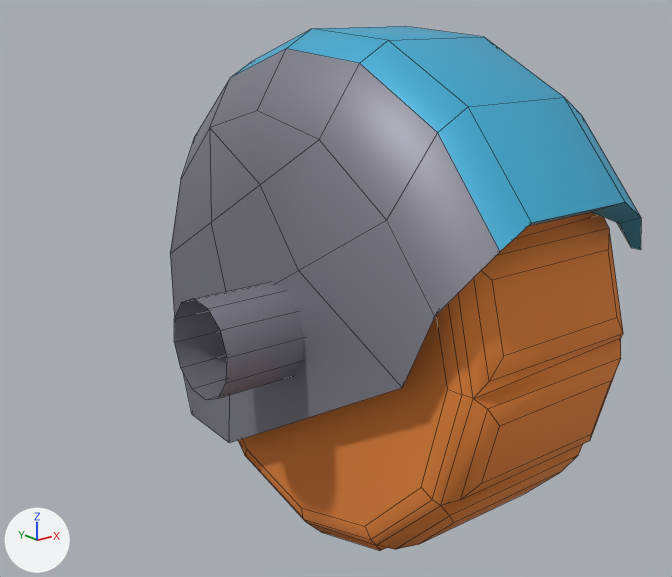
Two versions of the Blender file wheel.blend, one commit apart.
Before and after are seen from a 50 mm lens placed at (-0.524, -0.823, 0.644), pointed at (0.131, -0.005, 0.317). Arrows for +X, +Y and +Z are at lower left; the lights stay in place. Mesh edges are drawn as thin lines.

Names of what the first picture shows: 'Wheel', 'WheelWell'.
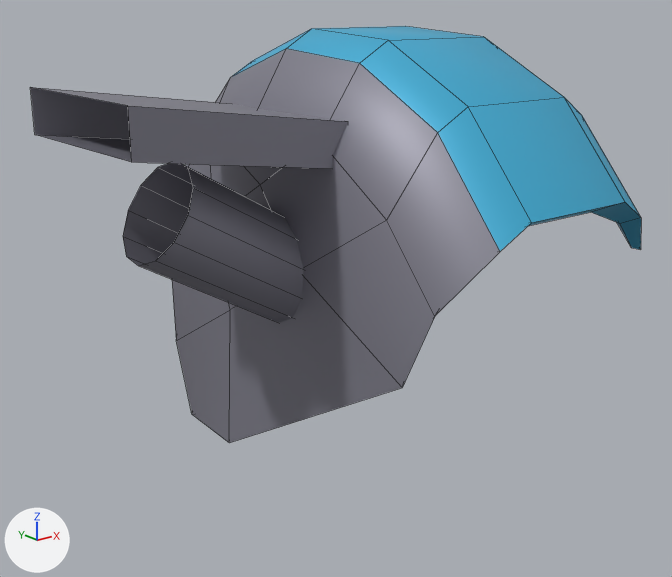
Location of each change, [x1, y1, x2, y2] in pixels of the pictures (672 x 577 px):
'WheelWell', reshaped (30% wider)
    before: [170, 26, 641, 443]
    after: [30, 26, 641, 443]
'Wheel', hidden
    before: [238, 212, 623, 551]
part 1 of me_cylinder_001, added
    after: [30, 87, 348, 169]

The edits, one by one:
me_cylinder_001 has 135 vertices, 125 faces and spans x -1.0..0.32, y -1.0..1.0, z -0.78..0.46.
me_cylinder_001 is used by ob_wheelwell; location (0.206, 0.0, 0.282); rotation (1.571, 2.094, 1.571), in degrees (90, 120, 90); scale (0.331, 0.331, 0.331).
Verts and faces of me_cylinder_001; kept vertices keep their numbers, new ones are numbered from 135.
Part 1, on me_cylinder_001:
New vertex 135 is at (-0.56, -0.69, -1.14), pixel (127, 105).
New vertex 136 is at (-0.88, -0.14, -1.14), pixel (30, 87).
New vertex 137 is at (-0.48, -0.65, -0.42), pixel (348, 121).
New vertex 138 is at (-0.8, -0.09, -0.42).
New vertices 139 to 142 stand at vertices 135 to 138, in that order, plus (0.12, 0.07, 0.0).
New faces: (136, 138, 142, 140), (135, 139, 141, 137), (139, 140, 142, 141), (135, 137, 138, 136) (mat_frame (grey #878693)).
Object 'Wheel' (ob_wheel) is now hidden.
